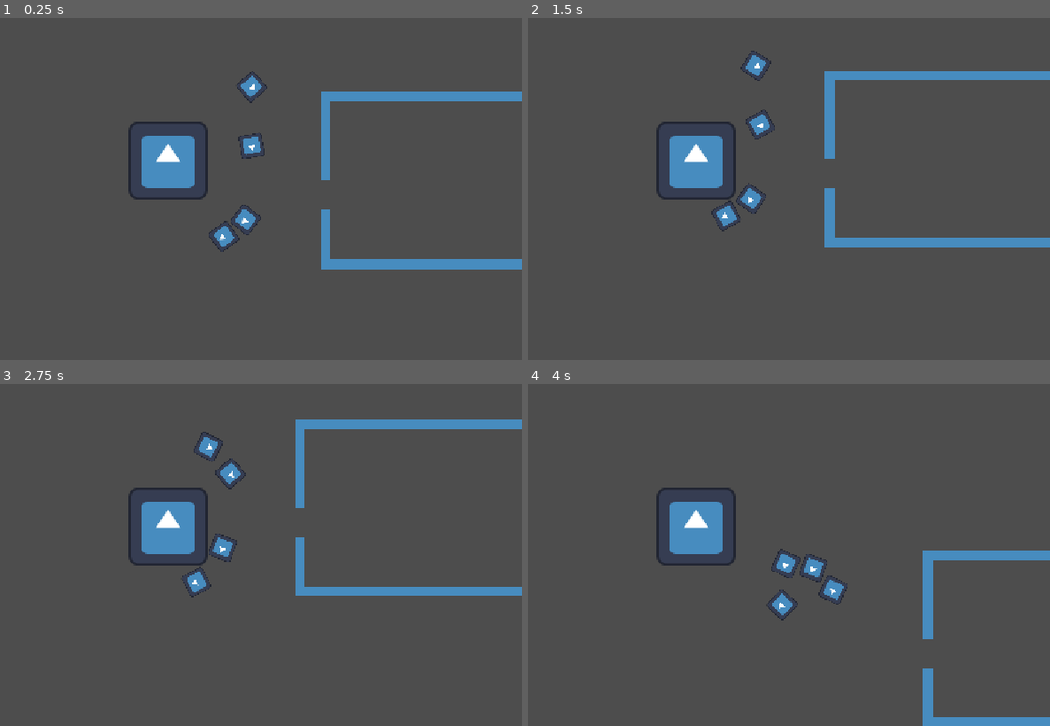
Above: before the commit, frames 1-4 (two rows, left to right).
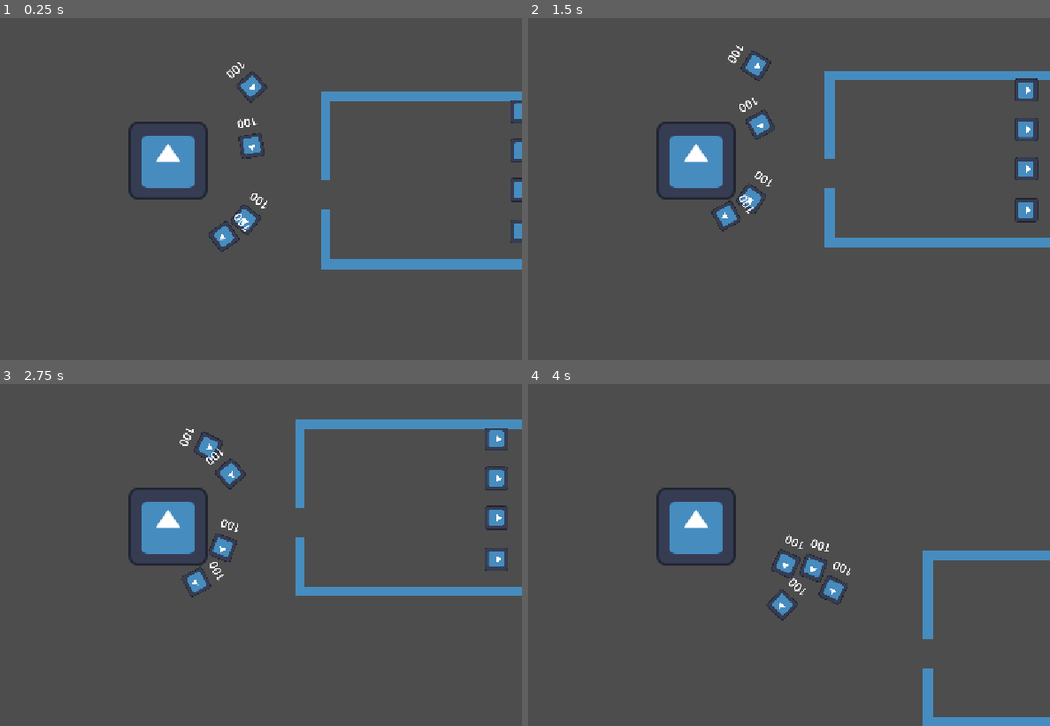
Above: after the commit, the same moments.

Repository: paulosergiolima/SpyGame
Game: Godot game, scene res://test_battle.tscn
The game is run twice, just before and just after one commit, with the same random seed, the same clock (stepped at 60 frames per second) and the same inputs. This scene is started directly instead of the project's main scene. The engine's default icon, where the game draws it, is replaced by a stand-in: a white triangle on a blue panel in a dark square.
Inputs:
- Up to frame 1 (0.25 s): no input
- Up to frame 2 (1.5 s): hold Right (ui_right) 0.53-1.28 s; hold Space (buySpy) 0.53-1.28 s; hold Down (down) from 1.28 s (still down); tap Space (buySpy) at 1.35 s
- Up to frame 3 (2.75 s): release Down (down) at 2.03 s; hold Right (ui_right) from 2.03 s (still down); hold Space (buySpy) from 2.03 s (still down)
- Up to frame 4 (4 s): release Right (ui_right) at 2.78 s; release Space (buySpy) at 2.78 s; hold Up (up) 2.78-3.53 s; tap Space (buySpy) at 2.85 s; hold Left (ui_left) from 3.53 s (still down); hold Space (buySpy) from 3.53 s (still down)

The runs differ from the first frame. In frame 1, 0.5% of the frame differs, in the area x 43-100%, y 12-66%; in frame 2, 0.9%, in the area x 38-98%, y 8-60%; in frame 3, 0.9%; in frame 4, 0.2%.

Commit message:
enemy now has 1 attack

Diff:
--- /dev/null
+++ b/basic_enemy.gd
@@ -0,0 +1,21 @@
+extends Sprite2D
+
+@export var health: int = 100
+@export var power: int = 120
+@export var defense: int = 100
+
+
+# Called when the node enters the scene tree for the first time.
+func _ready() -> void:
+	pass # Replace with function body.
+
+
+# Called every frame. 'delta' is the elapsed time since the previous frame.
+func _process(delta: float) -> void:
+	pass
+func attack():
+	var playerUnits = get_tree().get_nodes_in_group("allies")
+	var randomNumber = randi_range(0, playerUnits.size() - 1)
+	var currentEnemy = playerUnits[randomNumber]
+	playerUnits[randomNumber].health = currentEnemy.health - (power - currentEnemy.defense)
+	playerUnits[randomNumber].updateHealth()
--- /dev/null
+++ b/basic_enemy.tscn
@@ -0,0 +1,10 @@
+[gd_scene format=3 uid="uid://t2s2o1a08e6u"]
+
+[ext_resource type="Texture2D" uid="uid://cdm6l645ff0j5" path="res://icon.svg" id="1_rwafm"]
+[ext_resource type="Script" uid="uid://c25f3cca1d40d" path="res://basic_enemy.gd" id="2_m2rku"]
+
+[node name="BasicEnemy" type="Sprite2D" unique_id=304625094]
+rotation = 1.5707964
+scale = Vector2(0.3, 0.3)
+texture = ExtResource("1_rwafm")
+script = ExtResource("2_m2rku")
--- a/basic_spy.gd
+++ b/basic_spy.gd
@@ -2,37 +2,42 @@
 signal playerIsClose(spy)
 var bought: bool
 var price: int
+@export var health = 100
+@export var power = 100
+@export var defense = 100
 const SPEED = 300.0
+var battleMode: bool = false
 const JUMP_VELOCITY = -400.0
 @export var followingPlayer: bool = false
 
 
 func _physics_process(delta: float) -> void:
-	var player = get_tree().get_first_node_in_group("player")
-	var playerLocation = player.global_position
+	if !battleMode:
+		var player = get_tree().get_first_node_in_group("player")
+		var playerLocation = player.global_position
+		look_at(playerLocation)
 
-	look_at(playerLocation)
+		var distancePlayer = global_position.distance_to(playerLocation)
 
-	var distancePlayer = global_position.distance_to(playerLocation)
+		if followingPlayer and distancePlayer > 200 and !battleMode:
+			var direction = global_position.direction_to(playerLocation)
+			velocity = direction * SPEED
+		elif distancePlayer < 150:
+			velocity = Vector2.ZERO
 
-	if followingPlayer and distancePlayer > 200:
-		var direction = global_position.direction_to(playerLocation)
-		velocity = direction * SPEED
-	elif distancePlayer < 150:
-		velocity = Vector2.ZERO
-
-	move_and_slide()
+		move_and_slide()
 
 
-
+func updateHealth():
+	$Health.text = str(health)
 
 
 func _on_area_2d_body_entered(body: Node2D) -> void:
 	if !followingPlayer:
-		$Label.visible = true
+		$Price.visible = true
 	pass # Replace with function body.
 
 
 func _on_area_2d_body_exited(body: Node2D) -> void:
-	$Label.visible = false
+	$Price.visible = false
 	pass # Replace with function body.
--- a/basic_spy.tscn
+++ b/basic_spy.tscn
@@ -9,12 +9,15 @@
 [sub_resource type="RectangleShape2D" id="RectangleShape2D_h3wf7"]
 size = Vector2(160, 160)
 
+[sub_resource type="LabelSettings" id="LabelSettings_cb8w6"]
+font_size = 65
+
 [node name="BasicSpy" type="CharacterBody2D" unique_id=233415787]
 scale = Vector2(0.3, 0.3)
 motion_mode = 1
 script = ExtResource("1_v7w05")
 
-[node name="Label" type="Label" parent="." unique_id=357022870]
+[node name="Price" type="Label" parent="." unique_id=357022870]
 visible = false
 offset_left = -32.0
 offset_top = -96.0
@@ -34,6 +37,14 @@
 shape = SubResource("RectangleShape2D_h3wf7")
 debug_color = Color(0.959721, 2.8878452e-07, 0.52274275, 0.41960785)
 
+[node name="Health" type="Label" parent="." unique_id=1432445843]
+offset_left = -53.333332
+offset_top = 80.0
+offset_right = 58.666668
+offset_bottom = 170.0
+text = "100"
+label_settings = SubResource("LabelSettings_cb8w6")
+
 [connection signal="area_entered" from="Area2D" to="." method="_on_area_2d_area_entered"]
 [connection signal="body_entered" from="Area2D" to="." method="_on_area_2d_body_entered"]
 [connection signal="body_exited" from="Area2D" to="." method="_on_area_2d_body_exited"]
--- a/project.godot
+++ b/project.godot
@@ -25,6 +25,7 @@
 player=""
 positions=""
 allies=""
+enemies=""
 
 [input]
 
--- a/test_battle.gd
+++ b/test_battle.gd
@@ -12,10 +12,23 @@
 
 
 func _on_door_area_entered(area: Area2D) -> void:
+	$Camera2D.enabled = true
+	var player = get_tree().get_nodes_in_group("player")[0]
+	player.queue_free()
+
 	var spies:  = get_tree().get_nodes_in_group("allies")
 	var positions = get_tree().get_nodes_in_group("positions")
 	for n in spies.size():
-		#spies[n].battleMode = true;
+		print(n)
+		spies[n].battleMode = true;
 		spies[n].global_position = positions[n].global_position
+		spies[n].rotation = 0
+		spies[n].velocity = Vector2.ZERO
+	var enemySpies = get_tree().get_nodes_in_group("enemies")
+	enemySpies[0].attack()
+	enemySpies[1].attack()
+	enemySpies[2].attack()
+	enemySpies[3].attack()
+
 
 	pass # Replace with function body.
--- a/test_battle.tscn
+++ b/test_battle.tscn
@@ -4,6 +4,7 @@
 [ext_resource type="Script" uid="uid://cu6px0uk7d8x7" path="res://test_battle.gd" id="1_u67t4"]
 [ext_resource type="PackedScene" uid="uid://bohartawxi01f" path="res://basic_spy.tscn" id="2_wwoy5"]
 [ext_resource type="PackedScene" uid="uid://ckdgyvxlj8k67" path="res://player.tscn" id="3_d1u53"]
+[ext_resource type="PackedScene" uid="uid://t2s2o1a08e6u" path="res://basic_enemy.tscn" id="5_cb8w6"]
 
 [sub_resource type="TileSetAtlasSource" id="TileSetAtlasSource_wwoy5"]
 texture = ExtResource("1_1dg5m")
@@ -97,18 +98,6 @@
 [node name="Ally4" type="Node2D" parent="." unique_id=1561828524 groups=["positions"]]
 position = Vector2(-64, -192)
 
-[node name="Enemy1" type="Node2D" parent="." unique_id=1299208650]
-position = Vector2(256, 0)
-
-[node name="Enem2" type="Node2D" parent="." unique_id=1489897043]
-position = Vector2(256, -64)
-
-[node name="Enemy3" type="Node2D" parent="." unique_id=1846711009]
-position = Vector2(256, -128)
-
-[node name="Enemy4" type="Node2D" parent="." unique_id=1731006867]
-position = Vector2(256, -192)
-
 [node name="BasicSpy" parent="." unique_id=233415787 groups=["allies"] instance=ExtResource("2_wwoy5")]
 position = Vector2(-224, -232)
 followingPlayer = true
@@ -134,4 +123,19 @@
 position = Vector2(-104, -56)
 shape = SubResource("RectangleShape2D_vm6i5")
 
+[node name="BasicEnemy" parent="." unique_id=304625094 groups=["enemies"] instance=ExtResource("5_cb8w6")]
+position = Vector2(216, -192)
+
+[node name="BasicEnemy2" parent="." unique_id=2144259083 groups=["enemies"] instance=ExtResource("5_cb8w6")]
+position = Vector2(216.00003, -128.00002)
+
+[node name="BasicEnemy3" parent="." unique_id=769430971 groups=["enemies"] instance=ExtResource("5_cb8w6")]
+position = Vector2(216.00003, 2.9999847)
+
+[node name="BasicEnemy4" parent="." unique_id=58686819 groups=["enemies"] instance=ExtResource("5_cb8w6")]
+position = Vector2(216.00003, -64.000015)
+
+[node name="Camera2D" type="Camera2D" parent="." unique_id=196534487]
+enabled = false
+
 [connection signal="area_entered" from="Door" to="." method="_on_door_area_entered"]
Not shown, added: basic_enemy.gd.uid
